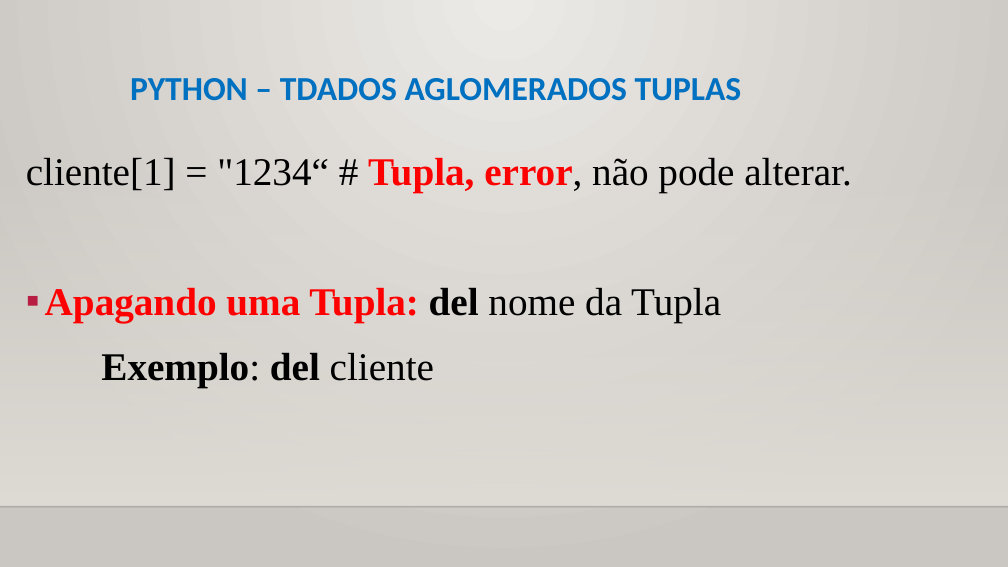
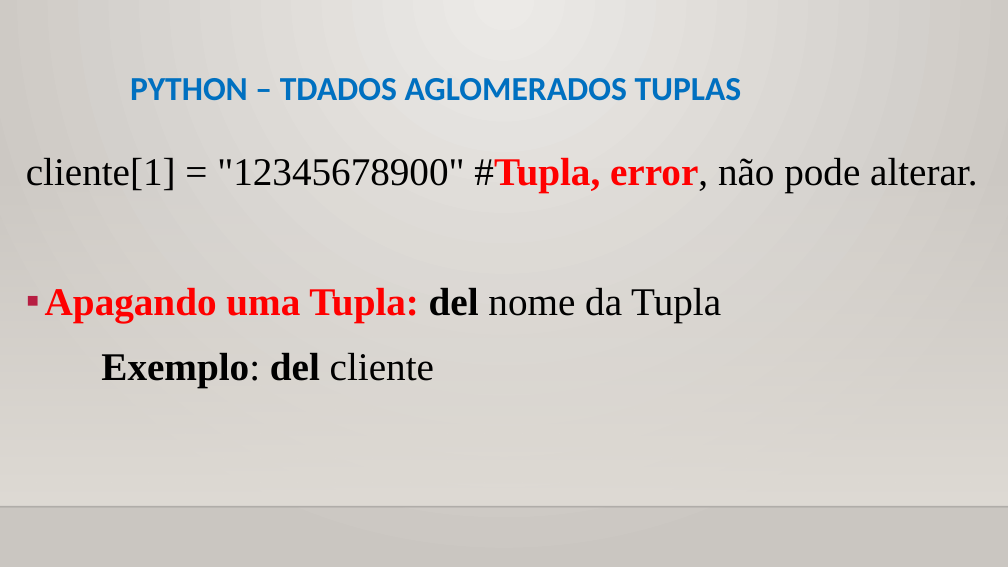
Before and after one commit to CloudEducationBrazil/WydenPythonParadigmas, a slide deck: slide 20 of 01 Classes/Aula 07 Programação Python - Tipos de Dados Aglomerados.pptx. Drawn at 1008x567 pixels with LibreOffice and Linux fonts; fonts in the diff are those of the drawing; background and template pictures are left out. Boxes give left, top, right and bottom in pixels: in the first picture for what was removed or moved away, otherwise in the second. Text is boxed around its words. In the diff, an @@ line names an element or a change of style, - is before the commit and + after.

```diff
--- a/01 Classes/Aula 07 Programação Python - Tipos de Dados Aglomerados.pptx
+++ b/01 Classes/Aula 07 Programação Python - Tipos de Dados Aglomerados.pptx
@@ text at box(26, 157, 978, 193): text changed @@
-cliente[1] = "1234“ # Tupla, error, não pode alterar.
+cliente[1] = "12345678900" #Tupla, error, não pode alterar.
```
Also in this commit, not shown: 6 other slides changed, 1 slide added, 2 other files.
